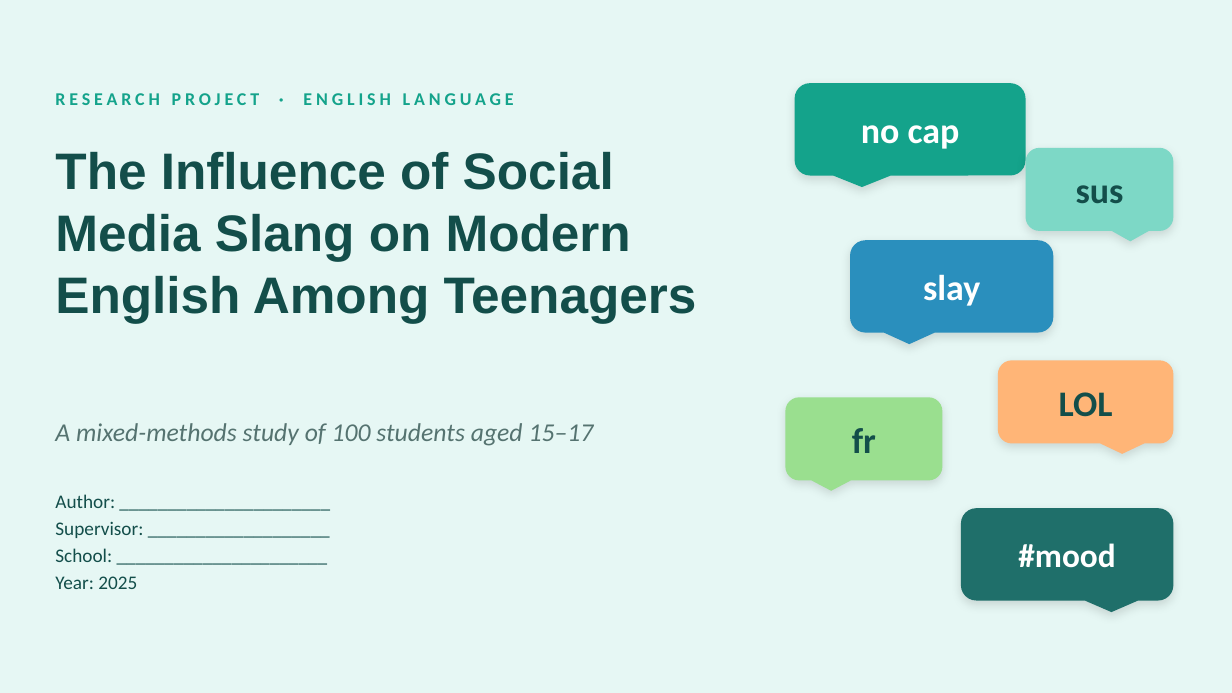
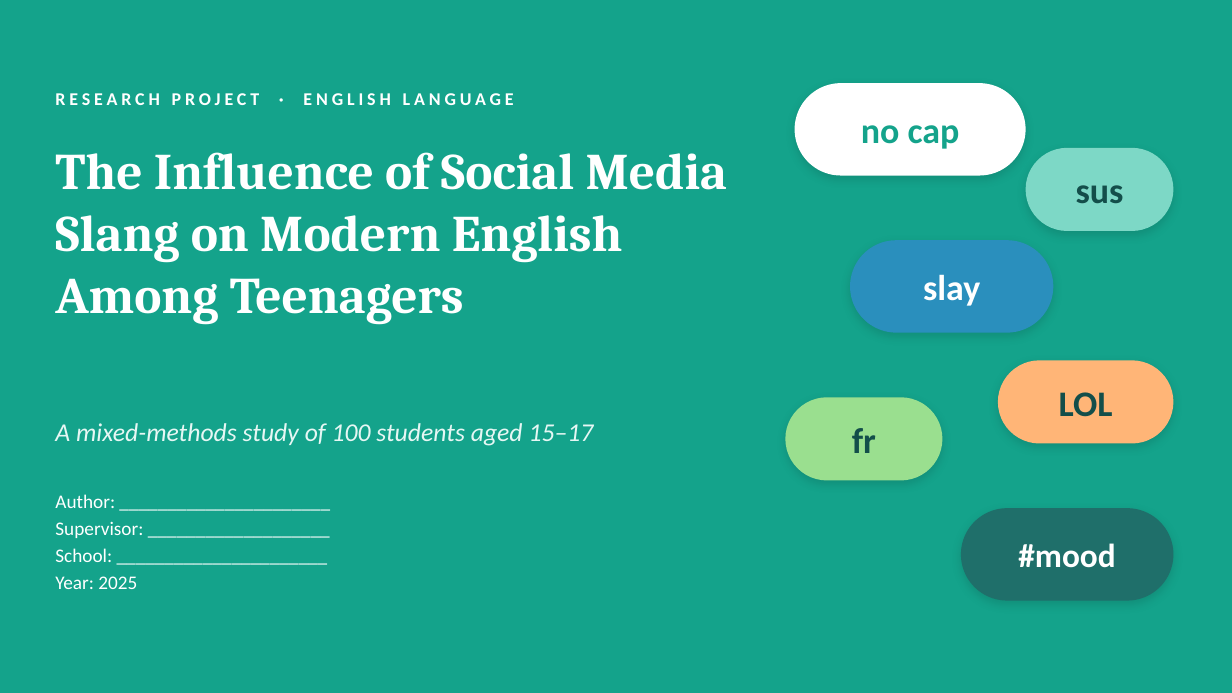
Before and after one commit to araymyrkieva9-sketch/english-daptar, a slide deck: slide 1 of variants/Slang_Presentation_2_Mint_Aqua.pptx. Drawn at 1232x693 pixels with LibreOffice and Linux fonts; fonts in the diff are those of the drawing. Boxes give left, top, right and bottom in pixels: in the first picture for what was removed or moved away, otherwise in the second. Text is boxed around its words. In the diff, an @@ line names an element or a change of style, - is before the commit and + after.

```diff
--- a/variants/Slang_Presentation_2_Mint_Aqua.pptx
+++ b/variants/Slang_Presentation_2_Mint_Aqua.pptx
@@ background #E6F7F4 to #14A38B @@
@@ text "RESEARCH PROJECT · ENGLISH LANGUAGE" at (x1=55, y1=93, x2=514, y2=105): text colour #14A38B to #FFFFFF @@
@@ rounded rectangle "no cap" at (x1=795, y1=83, x2=1026, y2=176): text colour #FFFFFF to #14A38B; rounded speech box to rounded rectangle; fill #14A38B to #FFFFFF @@
@@ title "The Influence of Social Media ..." at (x1=55, y1=152, x2=728, y2=324): font Arial to Cambria, text colour #134E4A to #FFFFFF @@
@@ rounded rectangle "slay" at (x1=850, y1=240, x2=1054, y2=333): rounded speech box to rounded rectangle @@
@@ text "A mixed-methods study of 100 ..." at (x1=55, y1=423, x2=594, y2=446): text colour #557370 to #E6F7F4 @@
@@ rounded rectangle "fr" at (x1=786, y1=397, x2=943, y2=481): rounded speech box to rounded rectangle @@
@@ text "Author: ______________________" at (x1=55, y1=494, x2=143, y2=589): text colour #134E4A to #FFFFFF @@
@@ rounded speech box to rounded rectangle; mirrored in 3 elements at (x1=1026, y1=148, x2=1174, y2=231), (x1=998, y1=360, x2=1174, y2=444), (x1=961, y1=508, x2=1174, y2=601) @@
```
Also in this commit, not shown: 18 other slides changed, 4 other files.
